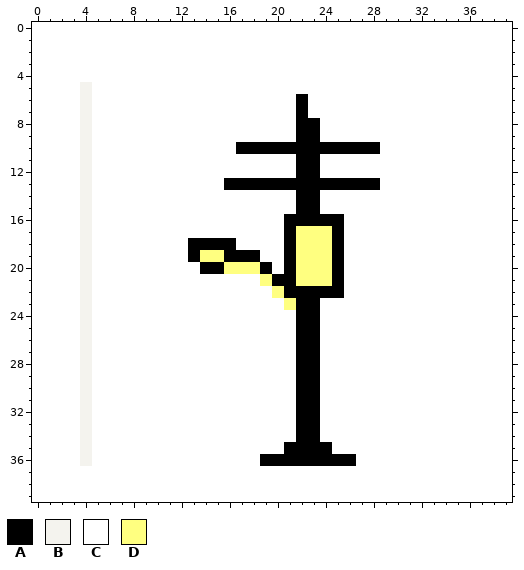
Two states of a pixel-art sprite, images/power_Sources_and_Auxiliary_Equipment.png. Above, as it was before the edit.
The file is 33x32 pixels. The old version is drawn lined up with the new one, on the new canvas.
Palette (. is transparent): A #000000  B #f4f3ee  C #ffffff  D #ffff80
Pixels before, first column x 4:
 5 BCCCCCCCCCCCCCCCCCCCCCCCCCCCCCCCC
 6 BCCCCCCCCCCCCCCCCCACCCCCCCCCCCCCC
 7 BCCCCCCCCCCCCCCCCCACCCCCCCCCCCCCC
 8 BCCCCCCCCCCCCCCCCCAACCCCCCCCCCCCC
 9 BCCCCCCCCCCCCCCCCCAACCCCCCCCCCCCC
10 BCCCCCCCCCCCCAAAAAAAAAAAACCCCCCCC
11 BCCCCCCCCCCCCCCCCCAACCCCCCCCCCCCC
12 BCCCCCCCCCCCCCCCCCAACCCCCCCCCCCCC
13 BCCCCCCCCCCCAAAAAAAAAAAAACCCCCCCC
14 BCCCCCCCCCCCCCCCCCAACCCCCCCCCCCCC
15 BCCCCCCCCCCCCCCCCCAACCCCCCCCCCCCC
16 BCCCCCCCCCCCCCCCCAAAAACCCCCCCCCCC
17 BCCCCCCCCCCCCCCCCADDDACCCCCCCCCCC
18 BCCCCCCCCAAAACCCCADDDACCCCCCCCCCC
19 BCCCCCCCCADDAAACCADDDACCCCCCCCCCC
20 BCCCCCCCCCAADDDACADDDACCCCCCCCCCC
21 BCCCCCCCCCCCCCCDAADDDACCCCCCCCCCC
22 BCCCCCCCCCCCCCCCDAAAAACCCCCCCCCCC
23 BCCCCCCCCCCCCCCCCDAACCCCCCCCCCCCC
24 BCCCCCCCCCCCCCCCCCAACCCCCCCCCCCCC
25 BCCCCCCCCCCCCCCCCCAACCCCCCCCCCCCC
26 BCCCCCCCCCCCCCCCCCAACCCCCCCCCCCCC
27 BCCCCCCCCCCCCCCCCCAACCCCCCCCCCCCC
28 BCCCCCCCCCCCCCCCCCAACCCCCCCCCCCCC
29 BCCCCCCCCCCCCCCCCCAACCCCCCCCCCCCC
30 BCCCCCCCCCCCCCCCCCAACCCCCCCCCCCCC
31 BCCCCCCCCCCCCCCCCCAACCCCCCCCCCCCC
32 BCCCCCCCCCCCCCCCCCAACCCCCCCCCCCCC
33 BCCCCCCCCCCCCCCCCCAACCCCCCCCCCCCC
34 BCCCCCCCCCCCCCCCCCAACCCCCCCCCCCCC
35 BCCCCCCCCCCCCCCCCAAAACCCCCCCCCCCC
36 BCCCCCCCCCCCCCCAAAAAAAACCCCCCCCCC
New version:
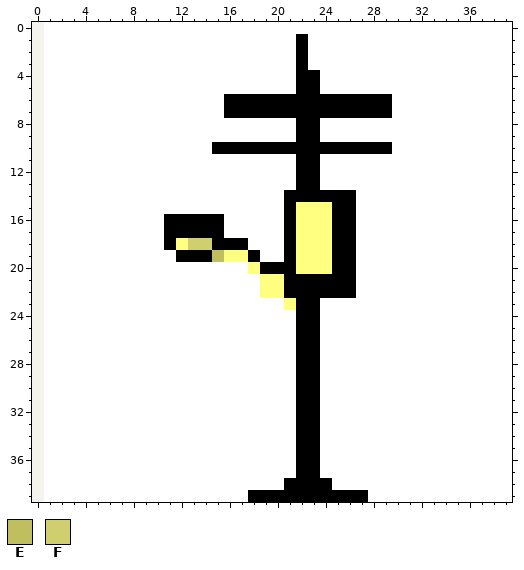
Colours new in this view: E #bfbf60  F #cfcf70
Diff:
canvas 33x32 -> 40x40, the old top-left corner now at 4,5
Changed rows in their new state; - is an unchanged pixel.
first column x 0:
 0 BCCCCCCCCCCCCCCCCCCCCCCCCCCCCCCCCCCCCCCC
 1 BCCCCCCCCCCCCCCCCCCCCCACCCCCCCCCCCCCCCCC
 2 BCCCCCCCCCCCCCCCCCCCCCACCCCCCCCCCCCCCCCC
 3 BCCCCCCCCCCCCCCCCCCCCCACCCCCCCCCCCCCCCCC
 4 BCCCCCCCCCCCCCCCCCCCCCAACCCCCCCCCCCCCCCC
 5 BCCCC-----------------AA-------------CCC
 6 BCCCC-----------AAAAAA-AAAAAAA-------CCC
 7 BCCCC-----------AAAAAA-AAAAAAA-------CCC
 8 BCCCC--------------------------------CCC
 9 BCCCC--------------------------------CCC
10 BCCCC----------AA------------A-------CCC
11 BCCCC--------------------------------CCC
12 BCCCC--------------------------------CCC
13 BCCCC-----------CCCCCC--CCCCC--------CCC
14 BCCCC----------------A--AAA----------CCC
15 BCCCC----------------ADDDAA----------CCC
16 BCCCC------AAAAA------DDD-A----------CCC
17 BCCCC------AAAAA----------A----------CCC
18 BCCCC------ADFF--A--------A----------CCC
19 BCCCC-------A-AEDD--------A----------CCC
20 BCCCC---------CCCC--A-----A----------CCC
21 BCCCC---------------D-AAA-A----------CCC
22 BCCCC--------------D------A----------CCC
23 BCCCC--------------------------------CCC
24 BCCCC--------------------------------CCC
25 BCCCC--------------------------------CCC
26 BCCCC--------------------------------CCC
27 BCCCC--------------------------------CCC
28 BCCCC--------------------------------CCC
29 BCCCC--------------------------------CCC
30 BCCCC--------------------------------CCC
31 BCCCC--------------------------------CCC
32 BCCCC--------------------------------CCC
33 BCCCC--------------------------------CCC
34 BCCCC--------------------------------CCC
35 BCCCC----------------C--C------------CCC
36 BCCCC--------------CCC--CCC----------CCC
37 BCCCCCCCCCCCCCCCCCCCCCAACCCCCCCCCCCCCCCC
38 BCCCCCCCCCCCCCCCCCCCCAAAACCCCCCCCCCCCCCC
39 BCCCCCCCCCCCCCCCCCAAAAAAAAAACCCCCCCCCCCC
